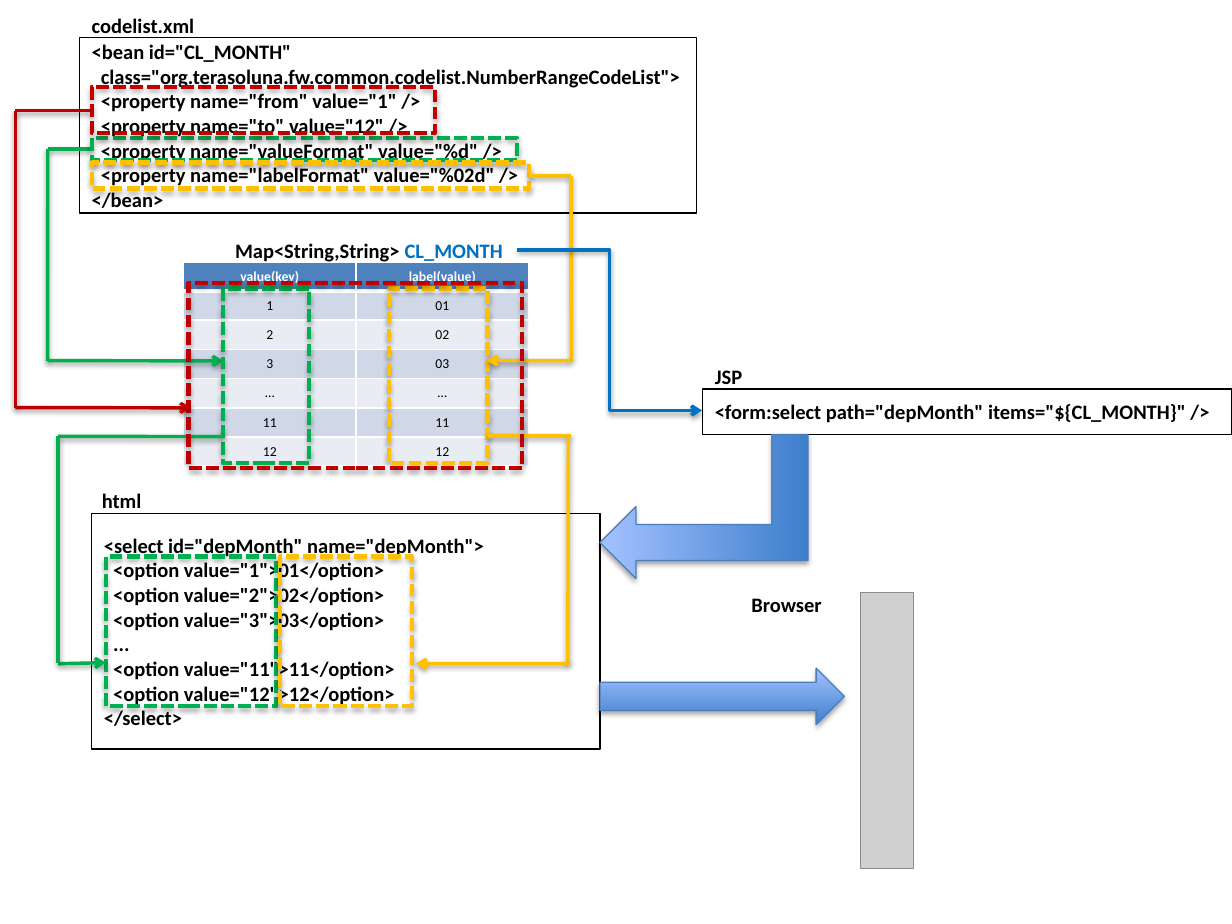
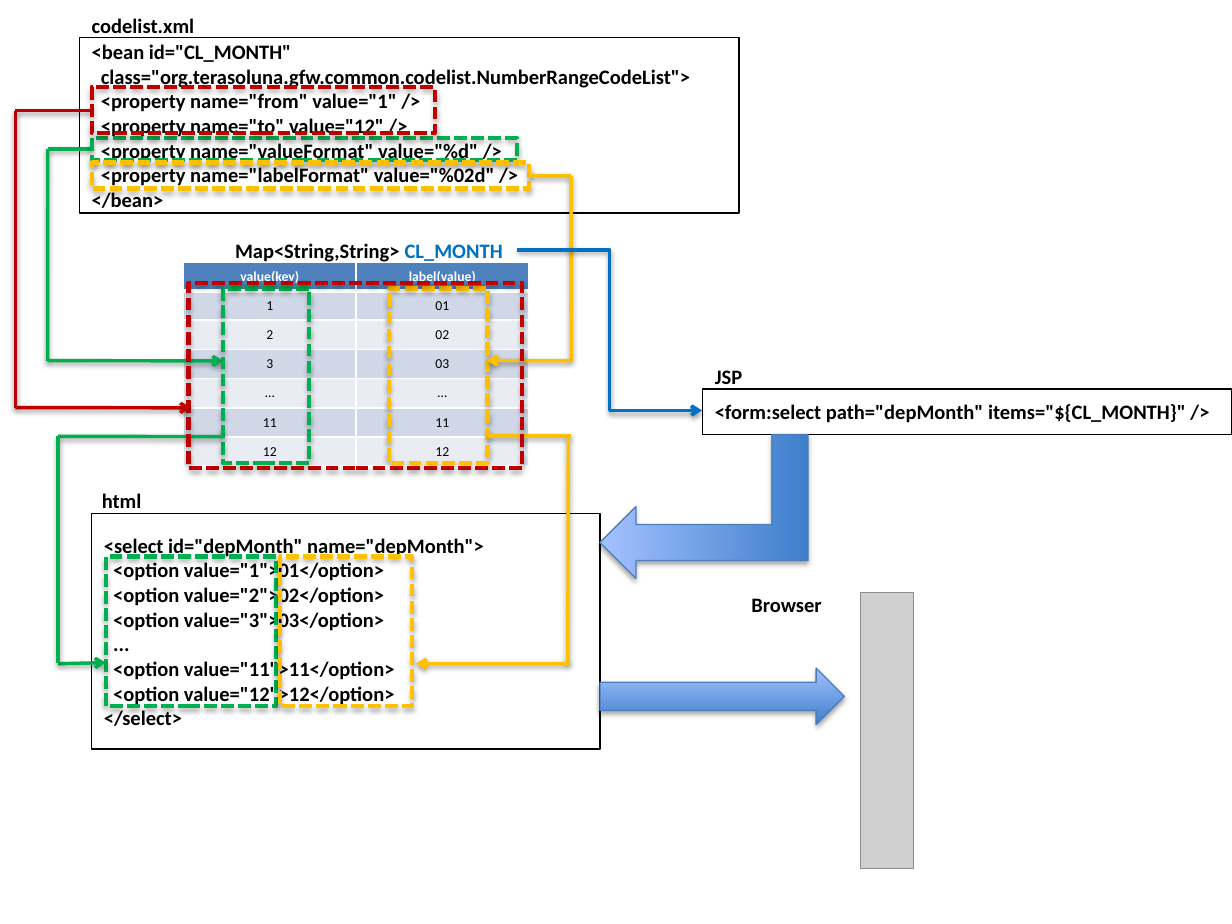
Before and after one commit to garbagetown/guideline, a slide deck: slide 2 of source/ArchitectureInDetail/images_CodeList/materialCodeList.pptx. Drawn at 1232x924 pixels with LibreOffice and Linux fonts; fonts in the diff are those of the drawing; grey boxes stand for pictures. Boxes give left, top, right and bottom in pixels: in the first picture for what was removed or moved away, otherwise in the second. Text is boxed around its words. In the diff, an @@ line names an element or a change of style, - is before the commit and + after.

```diff
--- a/source/ArchitectureInDetail/images_CodeList/materialCodeList.pptx
+++ b/source/ArchitectureInDetail/images_CodeList/materialCodeList.pptx
@@ rectangle "<bean id="CL_MONTH"": place and size @@
-rectangle "<bean id="CL_MONTH"" at (80,37,697,213)
+rectangle "<bean id="CL_MONTH"" at (80,37,739,213)
@@ text in rectangle at (101,69,690,90): text changed @@
-class="org.terasoluna.fw.common.codelist.NumberRangeCodeList">
+class="org.terasoluna.gfw.common.codelist.NumberRangeCodeList">
```
Also in this commit, not shown: 2 other slides changed, 8 other files.
